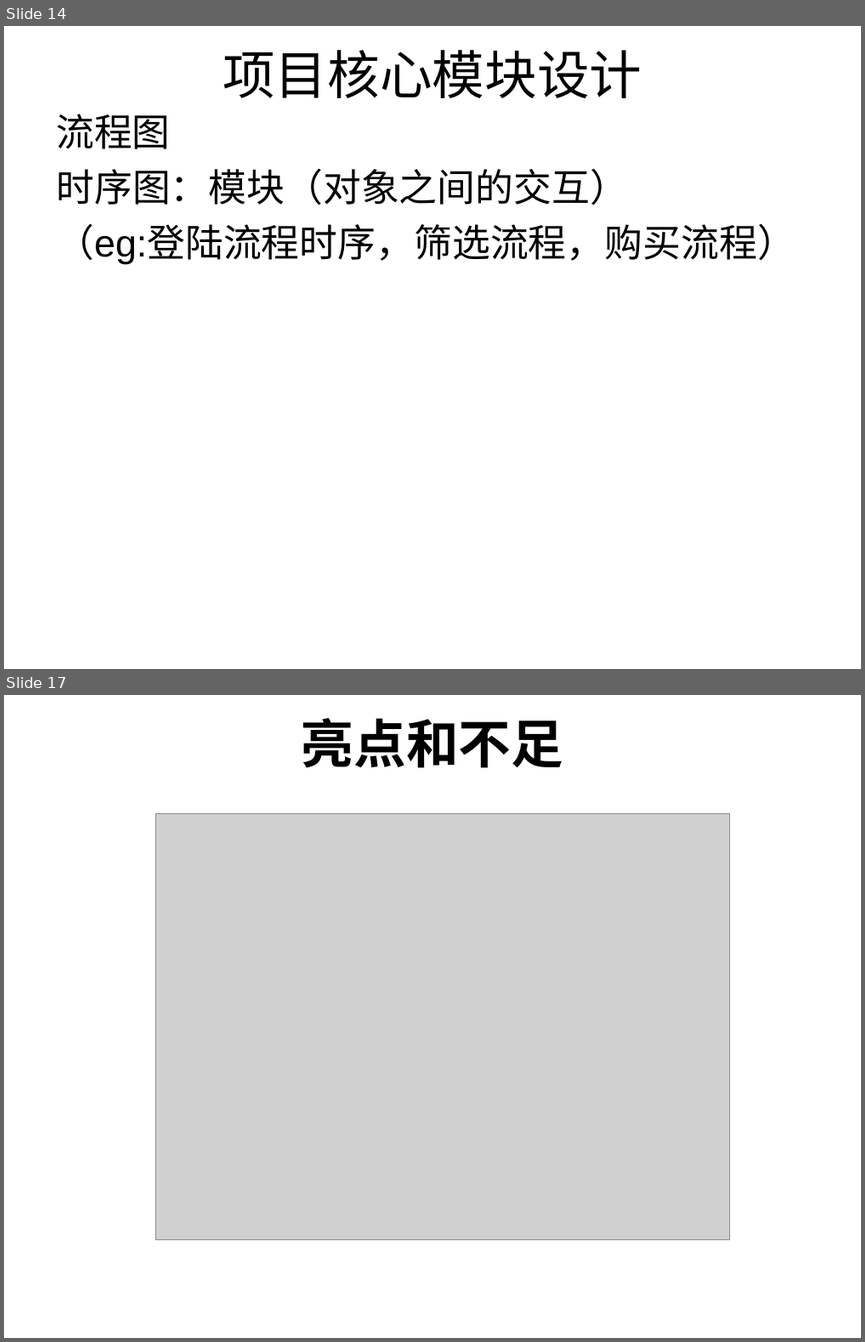
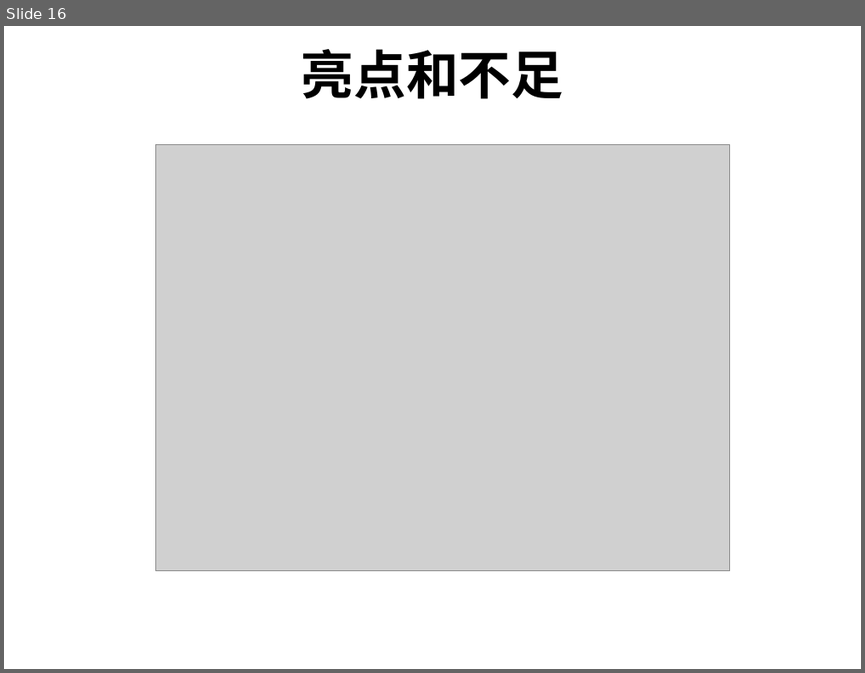
Before and after one commit to chuntong007/CY-work, a slide deck: 一阶项目文件/hx180310林春通一阶评审ppt模板.ppt. Shown one above the other, each under a label of ours: slides 14 and 17 before the commit, slide 16 after it; the slides between them are not shown. The pictures are 865x1342 and 865x673 pixels, drawn with LibreOffice and Linux fonts; fonts in the diff are those of the drawing; grey boxes stand for pictures; background and template pictures are left out. Boxes give left, top, right and bottom in pixels: in the first picture for what was removed or moved away, otherwise in the second. Text is boxed around its words. In the diff, an @@ line names an element or a change of style, - is before the commit and + after.

```diff
--- a/一阶项目文件/hx180310林春通一阶评审ppt模板.ppt
+++ b/一阶项目文件/hx180310林春通一阶评审ppt模板.ppt
@@ slide 14 removed at (4, 26, 861, 669), background picture (left out) @@
@@ title removed at (222, 50, 642, 98) @@
-项目核心模块设计
@@ text removed at (56, 114, 795, 265) @@
-流程图
-时序图：模块（对象之间的交互）
-（eg:登陆流程时序，筛选流程，购买流程）
@@ what was slide 17 is now slide 16 @@
```
Also in this commit, not shown: 10 slides changed, 3 other files.
